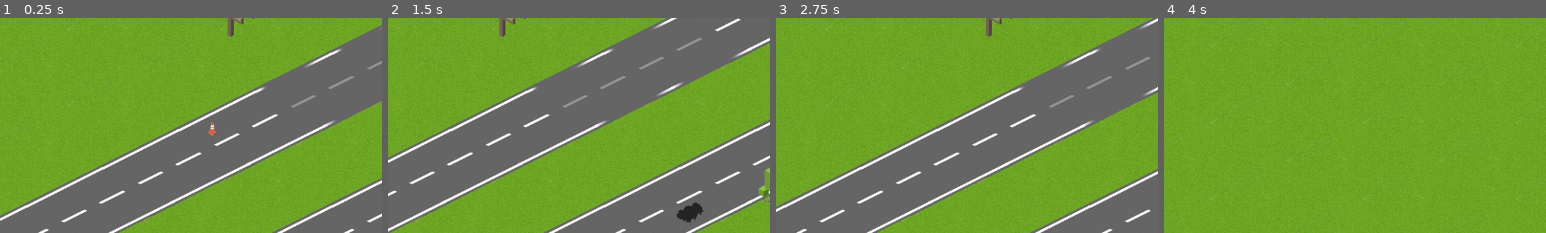
Above: before the commit, frames 1-4 (left to right).
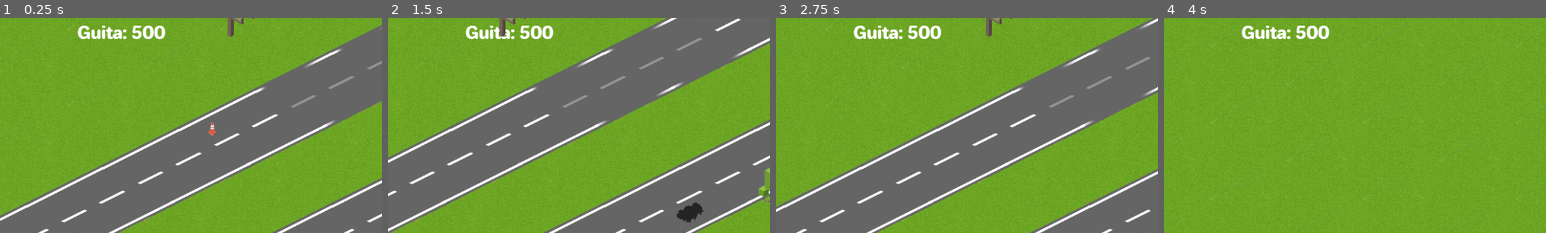
Above: after the commit, the same moments.

Repository: Machalord/Global-Game-Jam-2020
Game: Godot game, scene res://game.tscn
The game is run twice, just before and just after one commit, with the same random seed, the same clock (stepped at 60 frames per second) and the same inputs. The project has no main scene, so this scene is started directly.
Inputs (mouse positions are % of the whole screen's width and height, from its top left):
- Up to frame 1 (0.25 s): no input
- Up to frame 2 (1.5 s): tap Enter at 0.5 s; move the mouse to (29, 43) at 0.52 s; click (29, 43) at 0.6 s; tap Space at 1.25 s; move the mouse to (95, 28) at 1.27 s; click (95, 28) at 1.35 s
- Up to frame 3 (2.75 s): move the mouse to (3, 53) at 2.02 s; click (3, 53) at 2.1 s
- Up to frame 4 (4 s): move the mouse to (95, 50) at 2.77 s; click (95, 50) at 2.85 s; move the mouse to (50, 94) at 3.52 s; click (50, 94) at 3.6 s
The pictures show only the part of the screen within x 1-51%, y 17-67%; the shares and areas given below are measured in that part.

The runs differ from the first frame. In frame 1, 0.9% of the frame differs, in the area x 20-44%, y 3-10%; in frame 2, 0.9%; in frame 3, 0.9%; in frame 4, 0.9%.

Commit message:
peaje

Diff:
--- a/auto.gd
+++ b/auto.gd
@@ -5,6 +5,7 @@
 var andar = true
 var modelo = 0
 var explotar = false
+var pago = 0
 # Called when the node enters the scene tree for the first time.
 func _ready():
 
@@ -40,10 +41,13 @@
 
 	if amor > 12:
 		$caritas.frame = 0
+		pago = 5
 	if amor <=12 and amor > 4:
 		$caritas.frame = 1
+		pago=3
 	if amor <=4:
 		$caritas.frame = 2
+		pago = 1
 
 #	pass
 
@@ -51,11 +55,14 @@
 func _on_Area2D_area_entered(area):
 	if area.is_in_group("cono") or area.is_in_group("atrasauto"):
 		andar=false
+	if area.is_in_group("peaje"):
+		andar=false
+		Global.money += pago
 	pass # Replace with function body.
 
 
 func _on_Area2D_area_exited(area):
-	if area.is_in_group("cono") or area.is_in_group("atrasauto"):
+	if area.is_in_group("cono") or area.is_in_group("atrasauto") or area.is_in_group("peaje"):
 		andar=true
 	pass # Replace with function body.
 
--- a/game.gd
+++ b/game.gd
@@ -12,6 +12,7 @@
 
 # Called every frame. 'delta' is the elapsed time since the previous frame.
 func _process(delta):
+	$Camera2D/Label.text = "Guita: "+String(Global.money)
 	if Input.is_action_just_pressed("MouseLeftClick"):
 		OnClick(get_global_mouse_position())
 	pass
--- a/game.tscn
+++ b/game.tscn
@@ -7,6 +7,7 @@
 [ext_resource path="res://tree.png" type="Texture" id=5]
 [ext_resource path="res://Camera2D.gd" type="Script" id=6]
 [ext_resource path="res://peaje.tscn" type="PackedScene" id=7]
+[ext_resource path="res://Jellee-Roman.ttf" type="DynamicFontData" id=8]
 
 [sub_resource type="RectangleShape2D" id=1]
 extents = Vector2( 49.6951, 359.251 )
@@ -19,6 +20,10 @@
 
 [sub_resource type="RectangleShape2D" id=4]
 extents = Vector2( 633.626, 47.3554 )
+
+[sub_resource type="DynamicFont" id=5]
+size = 30
+font_data = ExtResource( 8 )
 
 [node name="game" type="Node2D"]
 script = ExtResource( 3 )
@@ -115,6 +120,16 @@
 position = Vector2( 0, -319.391 )
 shape = SubResource( 4 )
 
+[node name="Label" type="Label" parent="Camera2D"]
+margin_left = -495.177
+margin_top = -233.985
+margin_right = -455.177
+margin_bottom = -219.985
+custom_fonts/font = SubResource( 5 )
+__meta__ = {
+"_edit_use_anchors_": false
+}
+
 [node name="peaje2" parent="." instance=ExtResource( 7 )]
 position = Vector2( -1332.82, 1223.44 )
 [connection signal="mouse_entered" from="Camera2D/AreaIzq" to="Camera2D" method="_on_AreaIzq_mouse_entered"]
--- a/peaje.gd
+++ b/peaje.gd
@@ -26,6 +26,7 @@
 func _on_Timer_timeout():
 	$Area2D.position=$Position2D2.position
 	frame=1
+
 	if $Timer2.is_stopped():
 			$Timer2.start()
 	pass # Replace with function body.
--- a/peaje.tscn
+++ b/peaje.tscn
@@ -15,7 +15,7 @@
 script = ExtResource( 1 )
 
 [node name="Area2D" type="Area2D" parent="." groups=[
-"cono",
+"peaje",
 ]]
 position = Vector2( 15.4065, 32.6724 )
 
Binary file added: Jellee-Roman.ttf
Not shown: 1 places in game.tscn that only renumber resources
